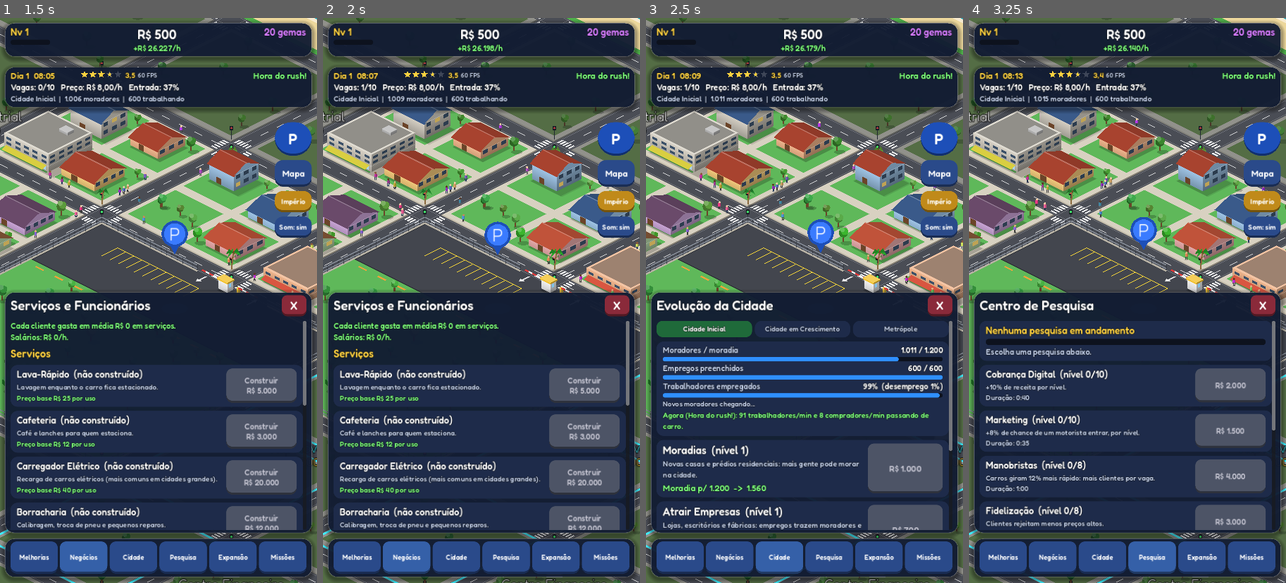
Above: before the commit, frames 1-4 (left to right).
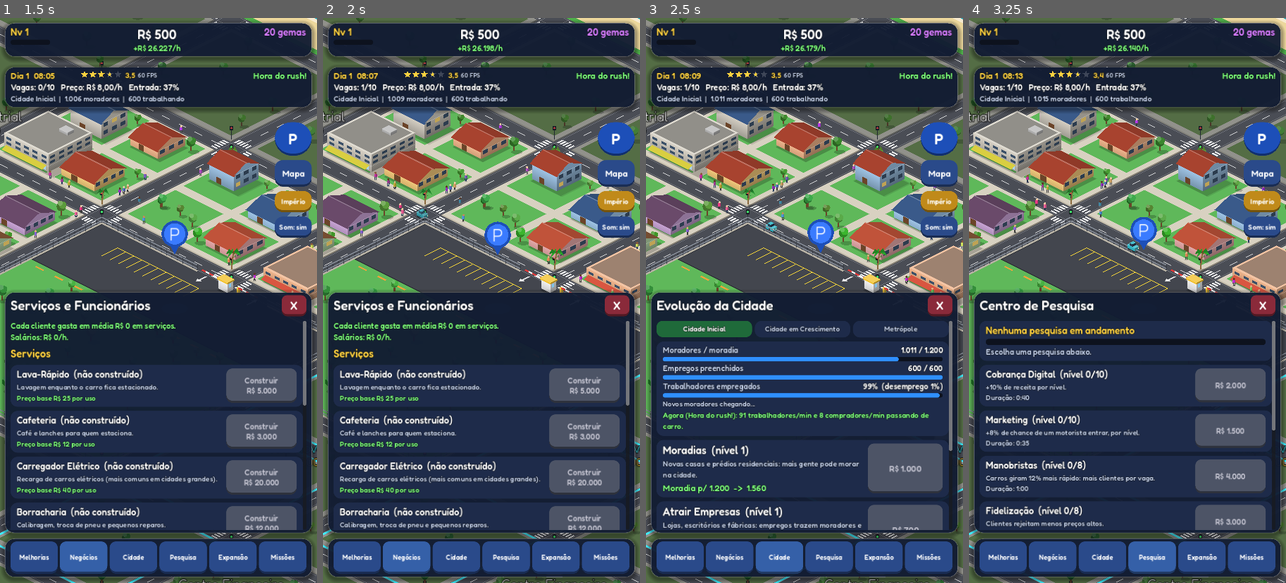
Above: after the commit, the same moments.

Repository: gtvmoura/gamess
Game: Godot game, scene res://scenes/main.tscn
Same seed, same stepped clock (60 frames per second), same inputs: the game is played once before the commit and once after it.
Inputs:
- Up to frame 1 (1.5 s): click "Melhorias" at 0.5 s; click "Negócios" at 1.25 s
- Up to frame 2 (2 s): no input
- Up to frame 3 (2.5 s): click "Cidade" at 2 s
- Up to frame 4 (3.25 s): click "Pesquisa" at 2.75 s

Frame 1 is identical in both runs. In frame 2, less than 0.1% of the frame differs, in the area x 29-34%, y 33-36%; in frame 3, less than 0.1%; in frame 4, less than 0.1%, in the area x 50-54%, y 39-42%.

Commit message:
Trajetos curtos para clientes: surgem e somem a poucas quadras
Cada saída percorria a rua até a borda do mapa e as chegadas vinham de
longe; com milhares de clientes por hora isso lotava as ruas (centenas
de carros). Agora surgem/somem com fade a 4-8 casas do estacionamento.

Co-Authored-By: Claude Opus 5.5 <noreply@anthropic.com>
Claude-Session: https://claude.ai/code/session_01MiRi1d4oFeeXUf8TJouCqA

Diff:
--- a/estacionamento-tycoon/scripts/world.gd
+++ b/estacionamento-tycoon/scripts/world.gd
@@ -1056,50 +1056,35 @@
 	_despawn(car)
 
 
+## Trajetos curtos: os clientes surgem (e somem) a poucas quadras do estacionamento,
+## com fade, para a rua não lotar de carros que só estão "de passagem".
+const NEAR_MIN := 4.0
+const NEAR_MAX := 8.0
+
+
+func _near_x(x: float, side: float) -> float:
+	return clampf(x + side * rng.randf_range(NEAR_MIN, NEAR_MAX), 0.5, MAP - 0.5)
+
+
 func _arrival_road() -> Array:
-	match rng.randi_range(0, 3):
-		0:
-			return _lane([Vector2(0.5, 16.5), Vector2(ENTRY_X, 16.5)])
-		1:
-			return _lane([Vector2(MAP - 0.5, 16.5), Vector2(ENTRY_X, 16.5)])
-	var r := _rand_road()
-	return _lane([Vector2(r, 0.5), Vector2(r, 16.5), Vector2(ENTRY_X, 16.5)])
+	return _arrival_road_to(ENTRY_X)
 
 
 func _exit_road() -> Array:
-	match rng.randi_range(0, 3):
-		0:
-			return _lane([Vector2(EXIT_X, 16.5), Vector2(0.5, 16.5)])
-		1:
-			return _lane([Vector2(EXIT_X, 16.5), Vector2(MAP - 0.5, 16.5)])
-	var r := _rand_road()
-	return _lane([Vector2(EXIT_X, 16.5), Vector2(r, 16.5), Vector2(r, 0.5)])
+	return _exit_road_from([], EXIT_X)
 
 
 func _arrival_road_to(tx: float, tail: Array = []) -> Array:
-	var pts: Array = []
-	match rng.randi_range(0, 3):
-		0:
-			pts = [Vector2(0.5, 16.5), Vector2(tx, 16.5)]
-		1:
-			pts = [Vector2(MAP - 0.5, 16.5), Vector2(tx, 16.5)]
-		_:
-			var r := _rand_road()
-			pts = [Vector2(r, 0.5), Vector2(r, 16.5), Vector2(tx, 16.5)]
+	var side := -1.0 if rng.randf() < 0.5 else 1.0
+	var pts: Array = [Vector2(_near_x(tx, side), 16.5), Vector2(tx, 16.5)]
 	pts.append_array(tail)
 	return _lane(pts)
 
 
 func _exit_road_from(head: Array, sx: float) -> Array:
 	var pts: Array = head.duplicate()
-	match rng.randi_range(0, 3):
-		0:
-			pts.append_array([Vector2(sx, 16.5), Vector2(0.5, 16.5)])
-		1:
-			pts.append_array([Vector2(sx, 16.5), Vector2(MAP - 0.5, 16.5)])
-		_:
-			var r := _rand_road()
-			pts.append_array([Vector2(sx, 16.5), Vector2(r, 16.5), Vector2(r, 0.5)])
+	var side := -1.0 if rng.randf() < 0.5 else 1.0
+	pts.append_array([Vector2(sx, 16.5), Vector2(_near_x(sx, side), 16.5)])
 	return _lane(pts)
 
 
